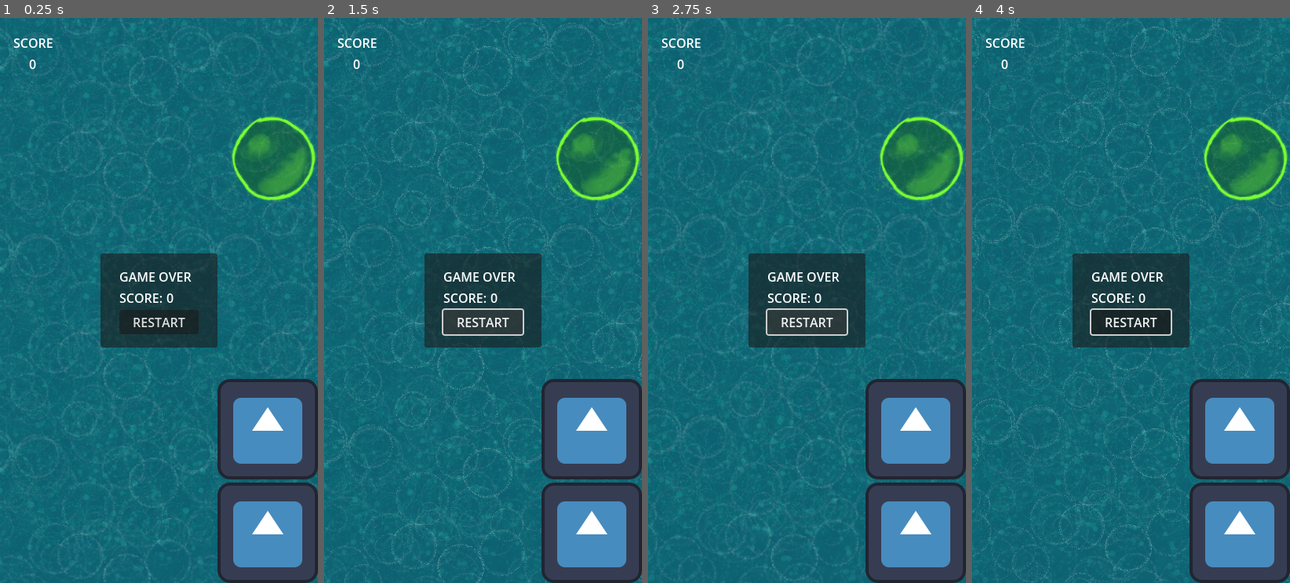
Above: before the commit, frames 1-4 (left to right).
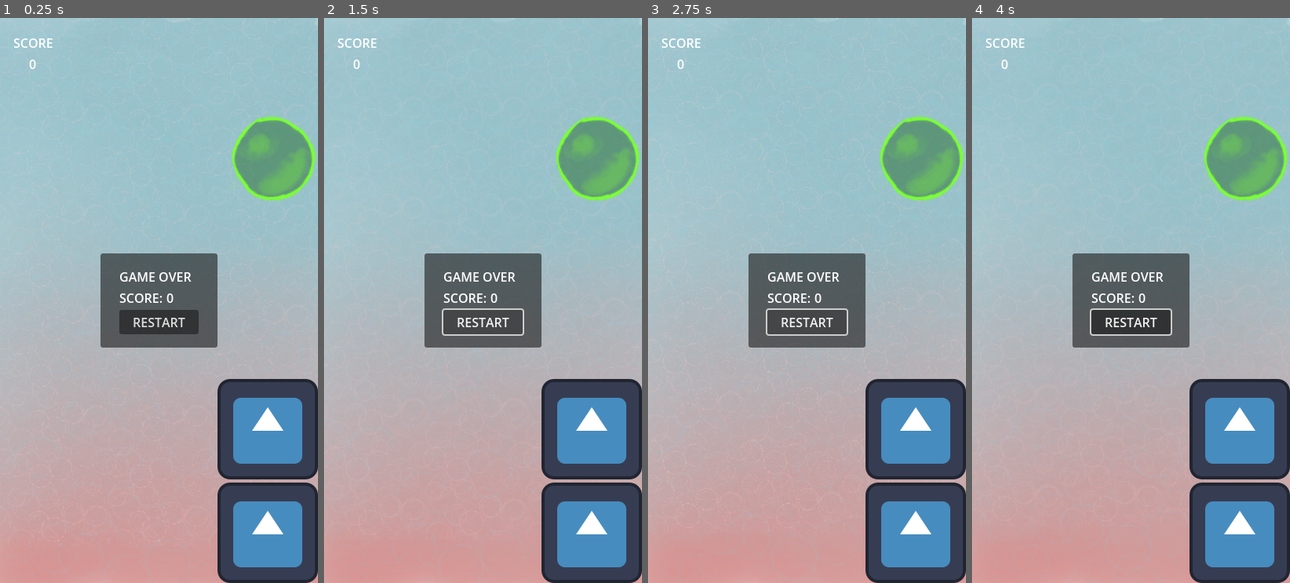
Above: after the commit, the same moments.

Repository: Driannn/GGJ25
Game: Godot game, scene res://z_driann test/playground.tscn
Same seed, same stepped clock (60 frames per second), same inputs: the game is played once before the commit and once after it. The engine's default icon, where the game draws it, is replaced by a stand-in: a white triangle on a blue panel in a dark square.
Inputs (mouse positions are in pixels of both pictures, inside the frame that each line leads up to):
- Up to frame 1 (0.25 s): no input
- Up to frame 2 (1.5 s): click "RESTART" at 0.5 s; click "RESTART" at 1.25 s
- Up to frame 3 (2.75 s): click "RESTART" at 2 s
- Up to frame 4 (4 s): tap Enter at 2.75 s; move the mouse to (1200, 272) at 2.77 s; hold D 2.78-3.5 s; tap Backspace at 2.85 s; click (1200, 272) at 2.92 s; drag from (1067, 328) to (1115, 413) at 3.52 s

The runs differ from the first frame. In frame 1, 88% of the frame differs, in the area x 0-100%, y 0-100%; in frame 2, 88%; in frame 3, 88%; in frame 4, 88%.

Commit message:
nuevo fondo

Diff:
--- a/scenes/background.tscn
+++ b/scenes/background.tscn
@@ -1,21 +1,19 @@
 [gd_scene load_steps=3 format=3 uid="uid://kgy4abekhjv1"]
 
-[ext_resource type="Texture2D" uid="uid://bpo5fdme23yxs" path="res://assets/fondo.png" id="1_6l5fr"]
+[ext_resource type="Texture2D" uid="uid://ca1d1b2p7gmux" path="res://assets/BKG.png" id="1_c0yps"]
 [ext_resource type="Texture2D" uid="uid://b2fjecxn3h1km" path="res://assets/fondo2.png" id="2_75ebk"]
 
 [node name="Background" type="CanvasLayer"]
 
 [node name="Parallax2D_BKG" type="Parallax2D" parent="."]
-modulate = Color(0.27, 1, 0.866167, 1)
-repeat_size = Vector2(256, 256)
-autoscroll = Vector2(0, -5)
-repeat_times = 10
+repeat_size = Vector2(405, 720)
 
-[node name="Sprite2D" type="Sprite2D" parent="Parallax2D_BKG"]
-texture = ExtResource("1_6l5fr")
+[node name="Bkg" type="Sprite2D" parent="Parallax2D_BKG"]
+position = Vector2(202.5, 360)
+texture = ExtResource("1_c0yps")
 
 [node name="Parallax2D_LYR_1" type="Parallax2D" parent="."]
-modulate = Color(0, 0.89, 0.6675, 0.831373)
+modulate = Color(1, 0.83, 0.8385, 1)
 scroll_offset = Vector2(100, 100)
 repeat_size = Vector2(128, 128)
 autoscroll = Vector2(-7, -7)
@@ -27,7 +25,7 @@
 texture = ExtResource("2_75ebk")
 
 [node name="Parallax2D_LYR_2" type="Parallax2D" parent="."]
-modulate = Color(1, 1, 1, 0.831373)
+modulate = Color(0.43, 0.8955, 1, 0.509804)
 repeat_size = Vector2(256, 256)
 autoscroll = Vector2(10, -10)
 repeat_times = 10
Binary file added: assets/BKG.png
Not shown, added: assets/BKG.png.import
Not shown, added: assets/fondovertiv.krz
